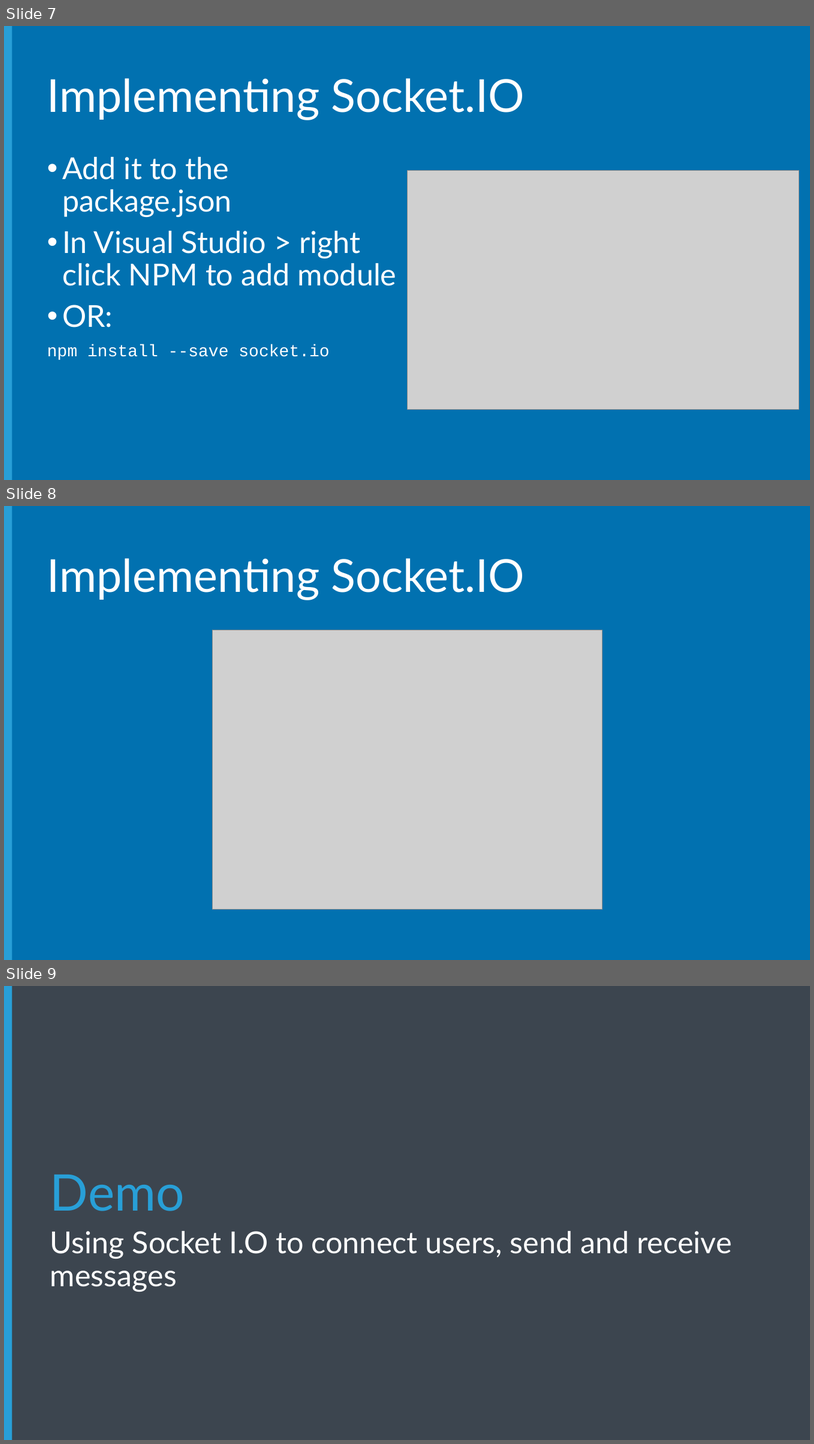
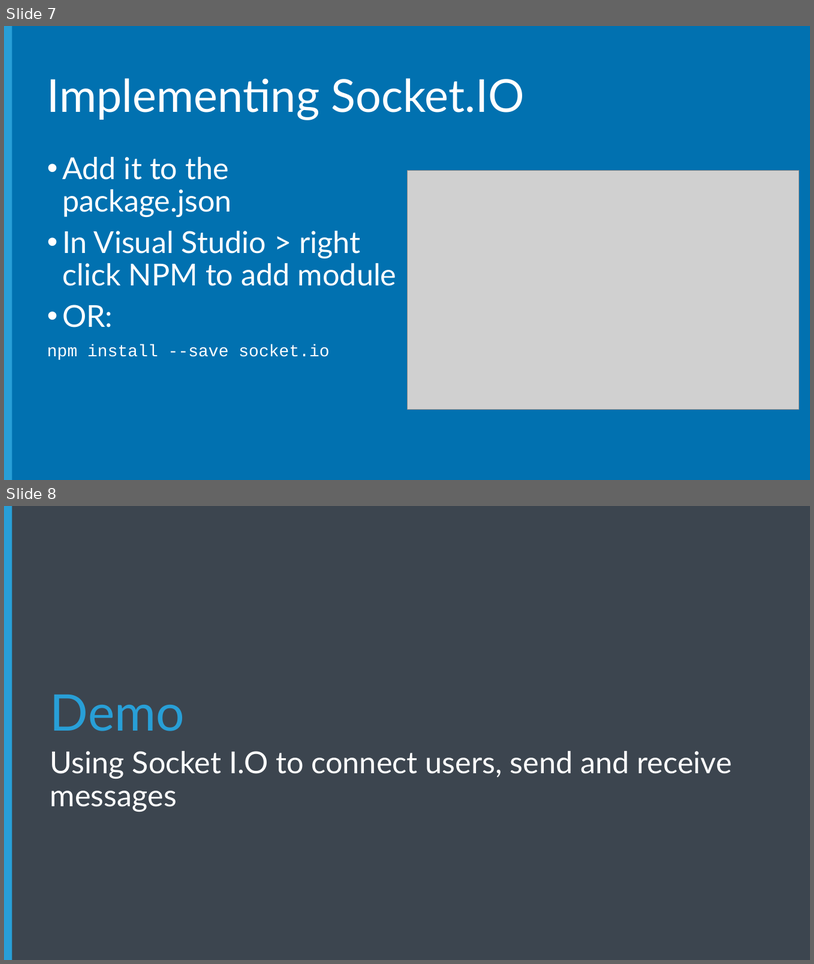
Before and after one commit to Microsoft-Web/NodeCamp, a slide deck: Presentation/BuildingTheBackend/BuildingTheBackend.pptx. Shown one above the other, each under a label of ours: slides 7, 8 and 9 before the commit, slides 7 and 8 after it. The pictures are 814x1444 and 814x964 pixels, drawn with LibreOffice and Linux fonts; fonts in the diff are those of the drawing; grey boxes stand for pictures; background and template pictures are left out. Boxes give left, top, right and bottom in pixels: in the first picture for what was removed or moved away, otherwise in the second. Text is boxed around its words. In the diff, an @@ line names an element or a change of style, - is before the commit and + after.

```diff
--- a/Presentation/BuildingTheBackend/BuildingTheBackend.pptx
+++ b/Presentation/BuildingTheBackend/BuildingTheBackend.pptx
@@ slide 8 removed at box(4, 506, 810, 960), background #0171B0; not listed: 1 template element that a slide beside it also shows @@
@@ title removed at box(47, 558, 525, 600) @@
-Implementing Socket.IO
@@ picture removed at box(212, 630, 603, 909) @@
@@ what was slide 9 is now slide 8 @@
```
Also in this commit, not shown: 2 slides changed, 4 slides added, 17 other files.
